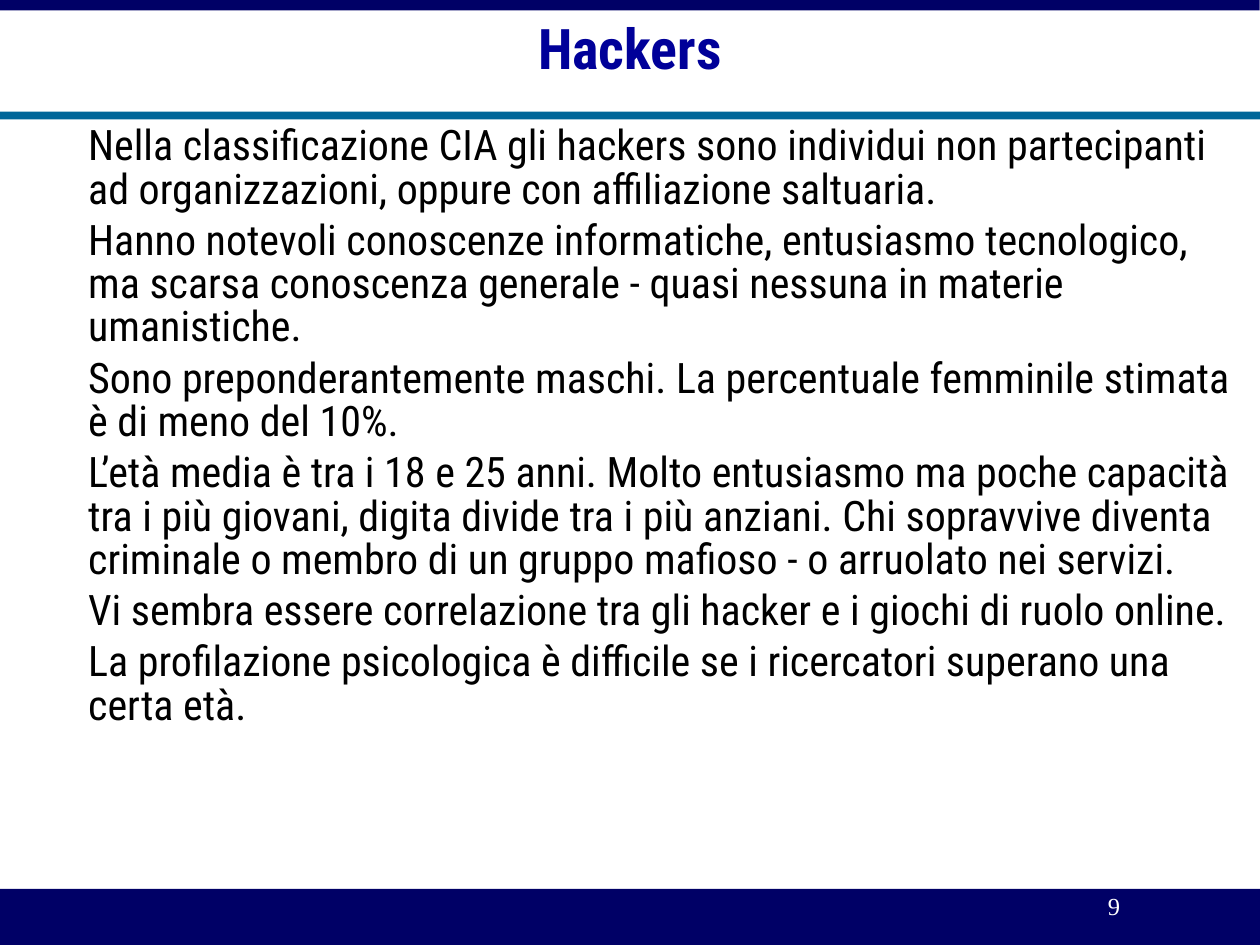
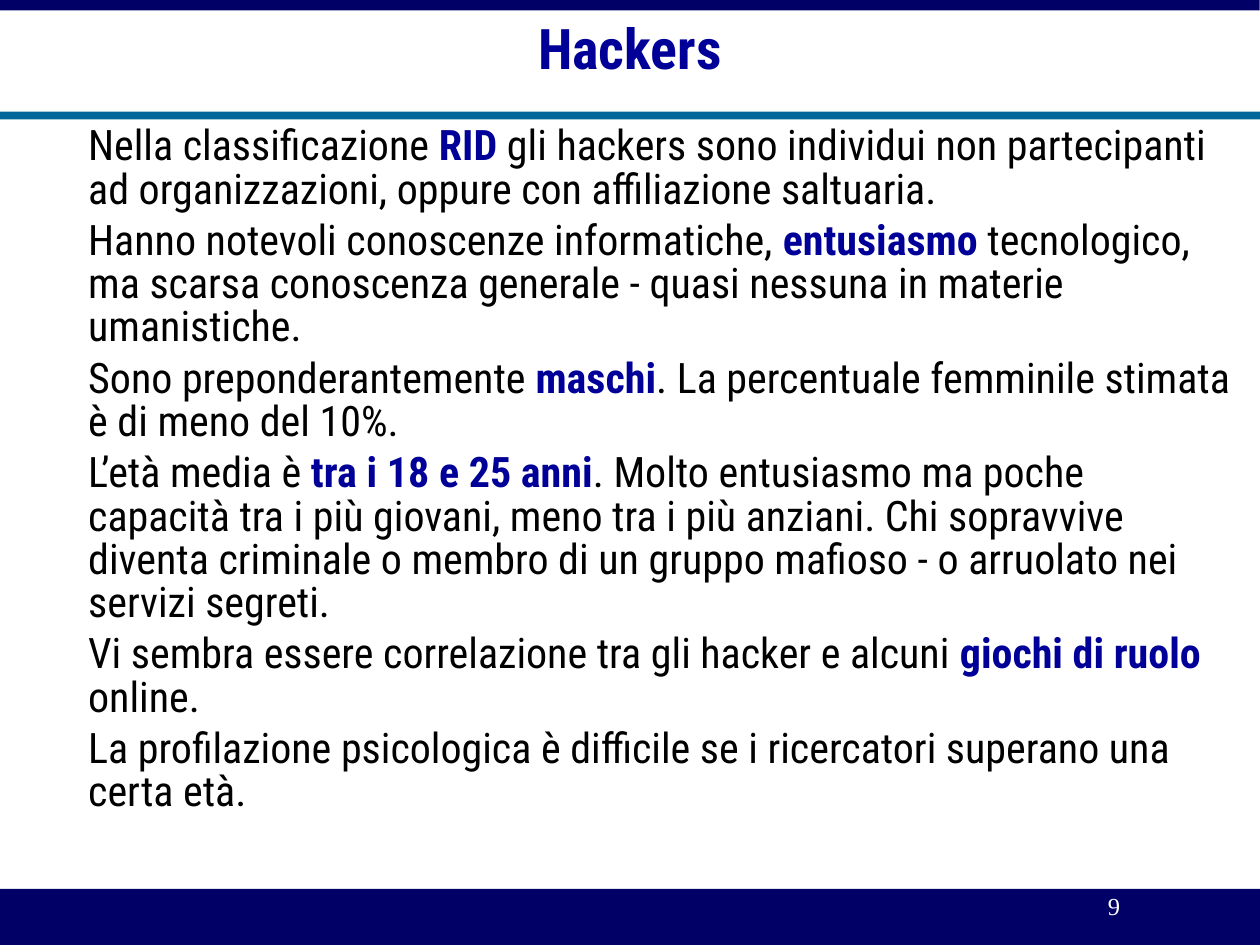
Before and after one commit to michelesimioli/cybersecurity_book, a slide deck: slide 9 of gitbook/slides/02crimine.odp. Drawn at 1260x945 pixels with LibreOffice and Linux fonts; fonts in the diff are those of the drawing. Boxes give left, top, right and bottom in pixels: in the first picture for what was removed or moved away, otherwise in the second. Text is boxed around its words. In the diff, an @@ line names an element or a change of style, - is before the commit and + after.

```diff
--- a/gitbook/slides/02crimine.odp
+++ b/gitbook/slides/02crimine.odp
@@ text at [88, 128, 1206, 213]: text changed @@
-        Nella classificazione CIA gli hackers sono individui non partecipanti ad organizzazioni, oppure con affiliazione saltuaria.
+        Nella classificazione RID gli hackers sono individui non partecipanti ad organizzazioni, oppure con affiliazione saltuaria.
@@ text at [88, 223, 1230, 437]: text colour #000000 to #000099, bold on in "entusiasmo", "maschi." @@
@@ text at [88, 455, 1201, 713]: text changed @@
-        L’età media è tra i 18 e 25 anni. Molto entusiasmo ma poche capacità tra i più giovani, digita divide tra i più anziani. Chi sopravvive diventa criminale o membro di un gruppo mafioso - o arruolato nei servizi.
-        Vi sembra essere correlazione tra gli hacker e i giochi di ruolo online.
+        L’età media è tra i 18 e 25 anni. Molto entusiasmo ma poche capacità tra i più giovani, meno tra i più anziani. Chi sopravvive diventa criminale o membro di un gruppo mafioso - o arruolato nei servizi segreti.
+        Vi sembra essere correlazione tra gli hacker e alcuni giochi di ruolo online.
```
Also in this commit, not shown: 41 other slides changed, 5 slides added, 5 slides removed, 36 other files.
